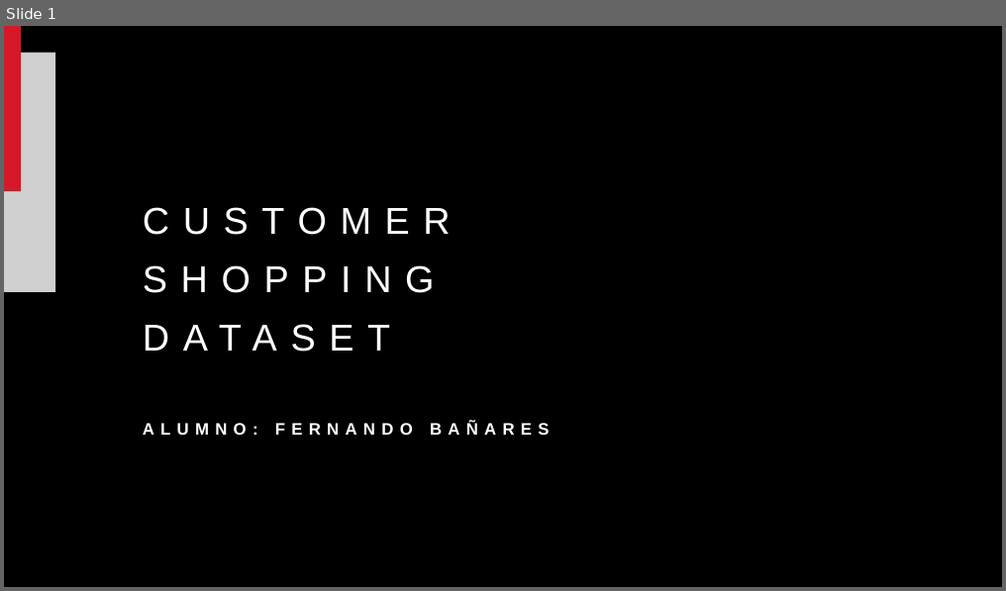
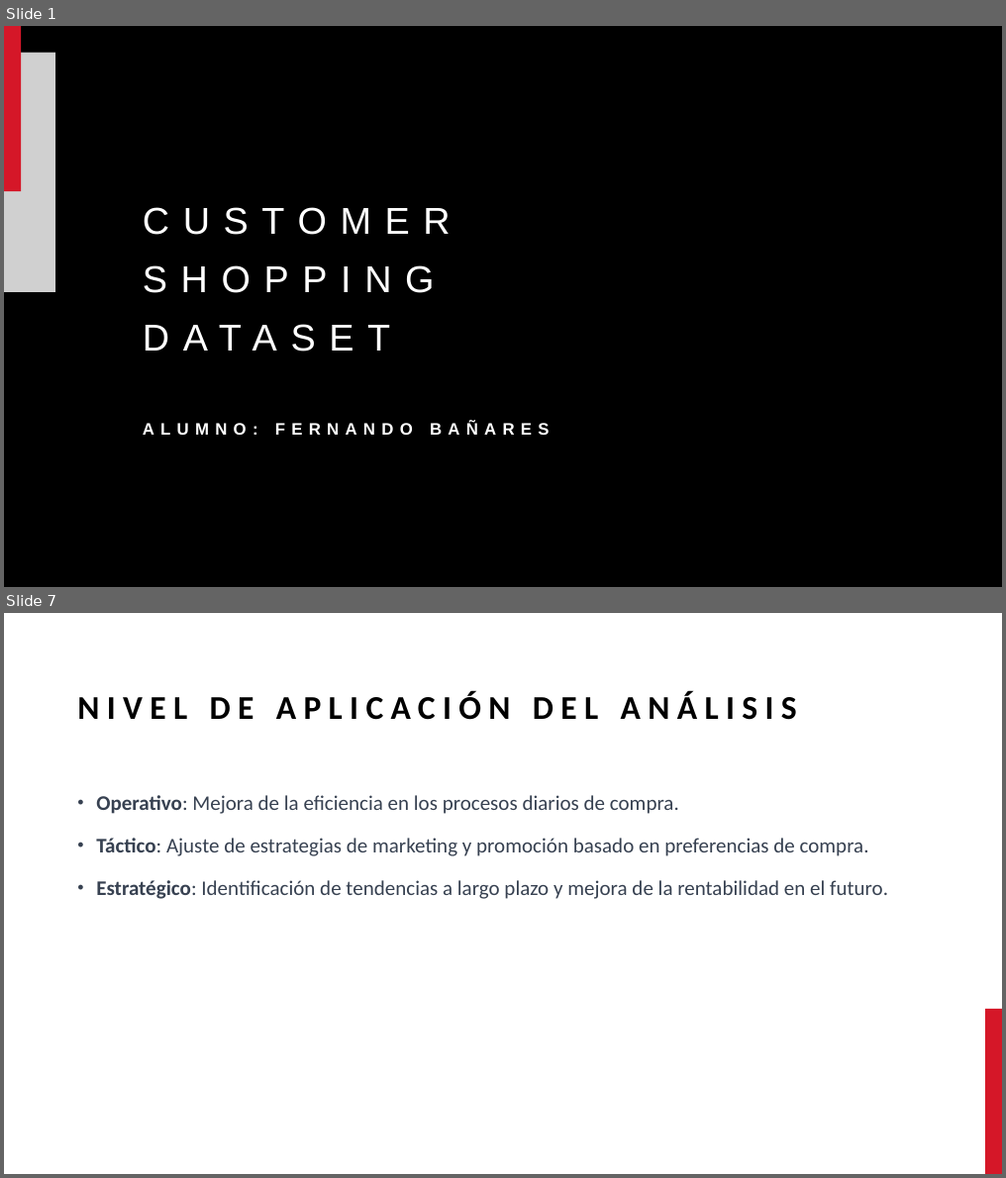
Before and after one commit to fernandobanares/Segunda-entrega-Data-Analytics-Fernando-Ba-ares, a slide deck: Customer Shopping dataset.pptx. Shown one above the other, each under a label of ours: slide 1 before the commit, slides 1 and 7 after it; the slides between them are not shown. The pictures are 1006x591 and 1006x1178 pixels, drawn with LibreOffice and Linux fonts; fonts in the diff are those of the drawing; grey boxes stand for pictures; background and template pictures are left out; a plain dark background stands for a picture behind light text. Boxes give left, top, right and bottom in pixels: in the first picture for what was removed or moved away, otherwise in the second. Text is boxed around its words. In the diff, an @@ line names an element or a change of style, - is before the commit and + after.

```diff
--- a/Customer Shopping dataset.pptx
+++ b/Customer Shopping dataset.pptx
@@ slide 7 added at <box>4,613,1002,1174</box>, background #FFFFFF @@
@@ title added at <box>77,691,797,720</box>, 32 pt, text #000000, bold @@
+NIVEL DE APLICACIÓN DEL ANÁLISIS
@@ text added at <box>96,795,888,899</box>, 20 pt, text #374151 @@
+• Operativo: Mejora de la eficiencia en los procesos diarios de compra.
+• Táctico: Ajuste de estrategias de marketing y promoción basado en preferencias de compra.
+• Estratégico: Identificación de tendencias a largo plazo y mejora de la rentabilidad en el futuro.
@@ rectangle added at <box>985,1009,1002,1174</box>, fill #D51728 @@
```
Also in this commit, not shown: 4 slides changed, 3 other slides added.
